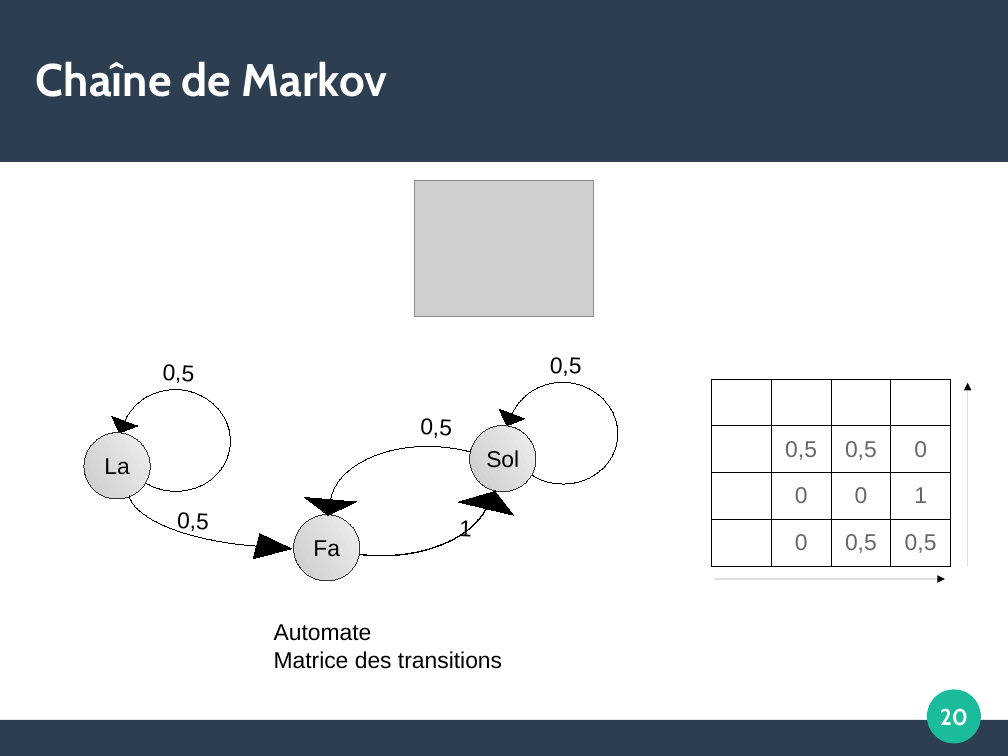
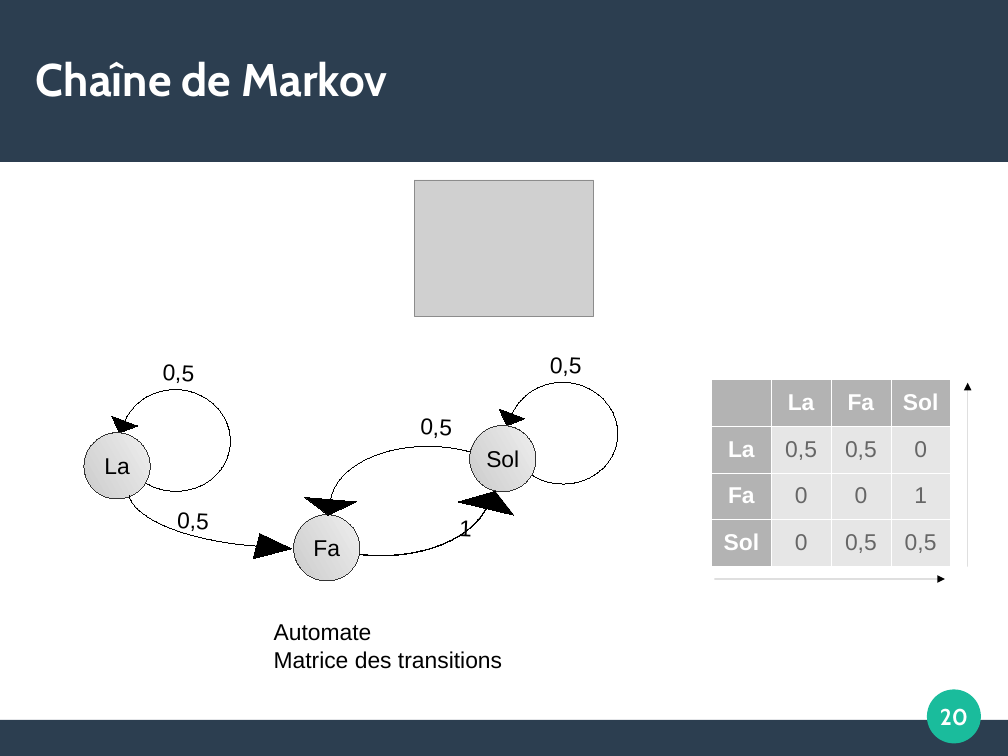
Before and after one commit to ThibautRoperch/ImproMusicale, a slide deck: slide 20 of Soutenance - Diapo.odp. Drawn at 1008x756 pixels with LibreOffice and Linux fonts; fonts in the diff are those of the drawing; grey boxes stand for pictures. Boxes give left, top, right and bottom in pixels: in the first picture for what was removed or moved away, otherwise in the second. Text is boxed around its words. In the diff, an @@ line names an element or a change of style, - is before the commit and + after.

```diff
--- a/Soutenance - Diapo.odp
+++ b/Soutenance - Diapo.odp
@@ table at (712, 379, 949, 566) @@
@@ fill none to #B3B3B3 in 6 cells @@
@@ fill none to #E6E6E6 in 9 cells @@
@@ borders changed @@
```
Also in this commit, not shown: 9 other slides changed, 1 slide added, 5 other files.
